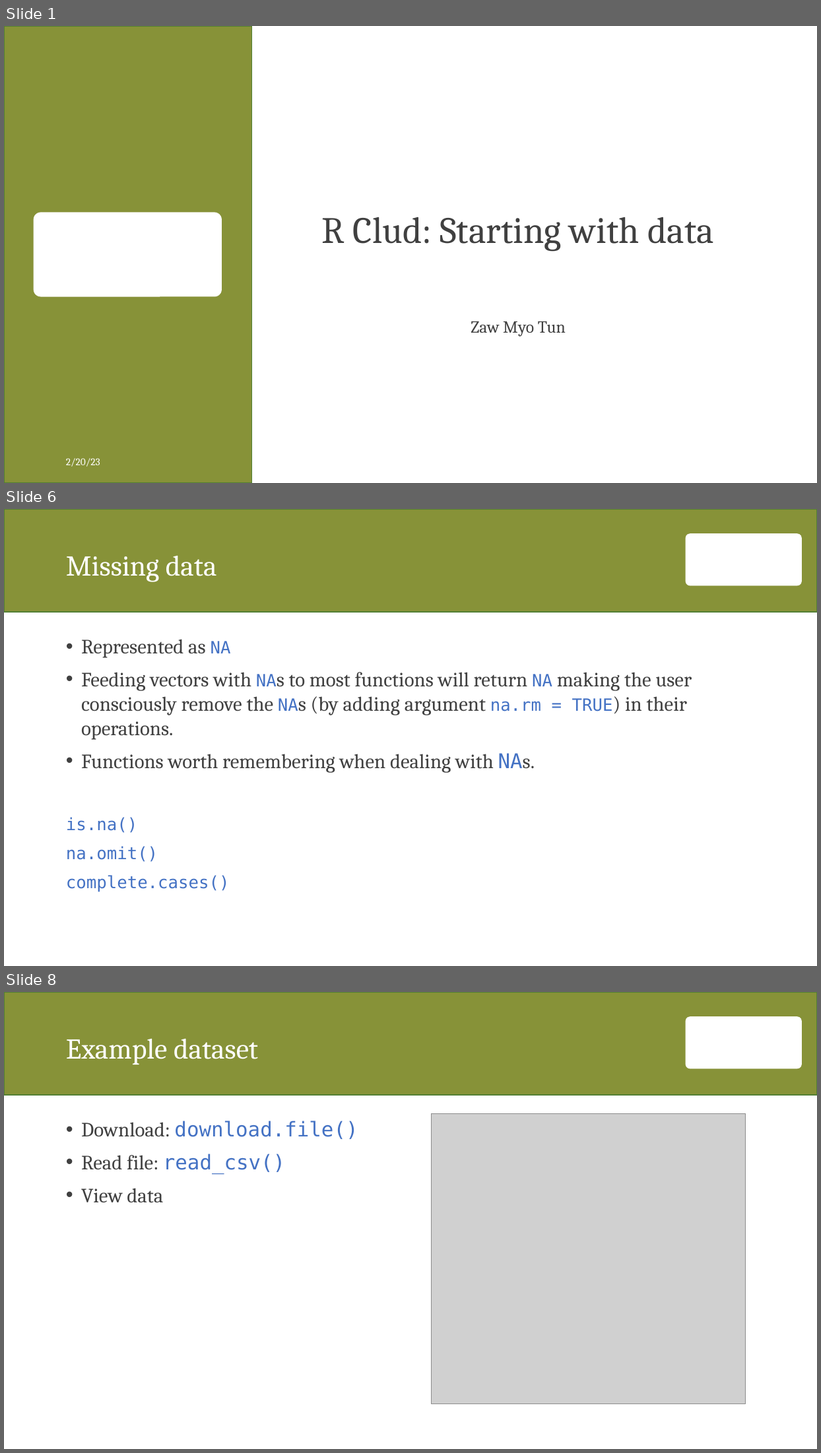
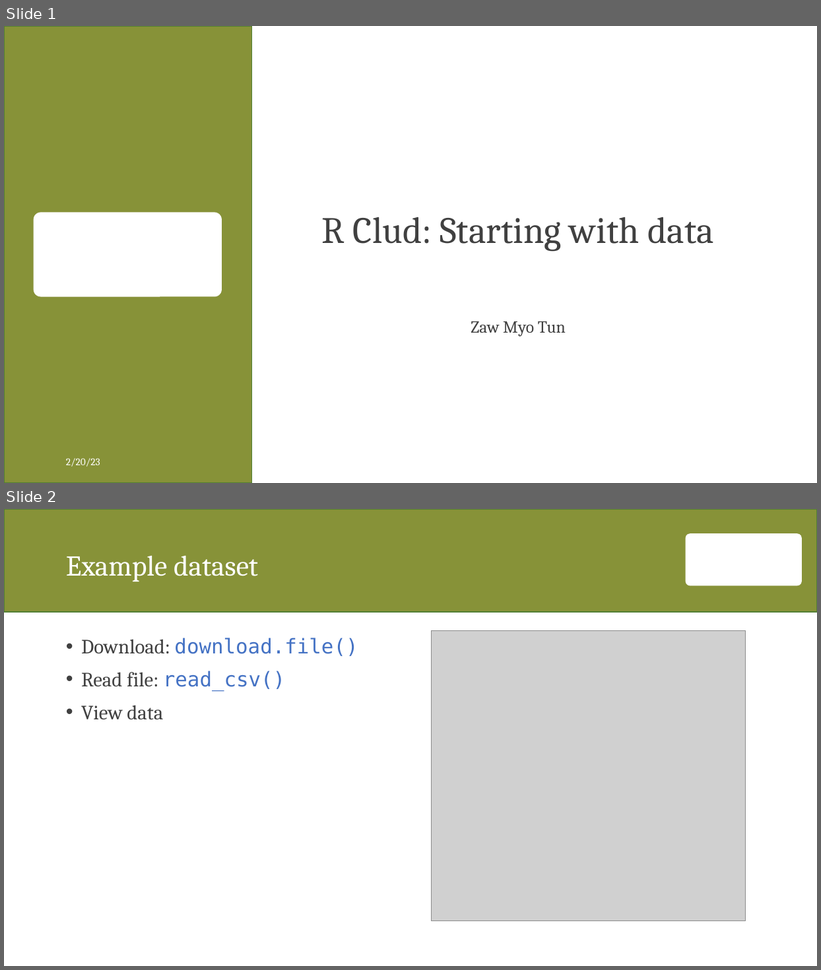
Before and after one commit to zawmtun/r_club, a slide deck: ex/02_starting_with_data.pptx. Shown one above the other, each under a label of ours: slides 1, 6 and 8 before the commit, slides 1 and 2 after it; the slides between them are not shown. The pictures are 821x1453 and 821x970 pixels, drawn with LibreOffice and Linux fonts; fonts in the diff are those of the drawing; grey boxes stand for pictures; background and template pictures are left out. Boxes give left, top, right and bottom in pixels: in the first picture for what was removed or moved away, otherwise in the second. Text is boxed around its words. In the diff, an @@ line names an element or a change of style, - is before the commit and + after.

```diff
--- a/ex/02_starting_with_data.pptx
+++ b/ex/02_starting_with_data.pptx
@@ slide 6 removed at bbox=[4, 509, 817, 966], background #FFFFFF; not listed: 2 template elements that a slide beside it also shows @@
@@ title removed at bbox=[66, 555, 217, 582] @@
-Missing data
@@ text removed at bbox=[66, 639, 692, 892] @@
-• Represented as NA
-• Feeding vectors with NAs to most functions will return NA making the user consciously remove the NAs (by adding argument na.rm = TRUE) in their operations.
-• Functions worth remembering when dealing with NAs.
-is.na()
-na.omit()
-complete.cases()
@@ what was slide 8 is now slide 2 @@
```
Also in this commit, not shown: 1 slide changed, 6 other slides removed, 2 other files.
